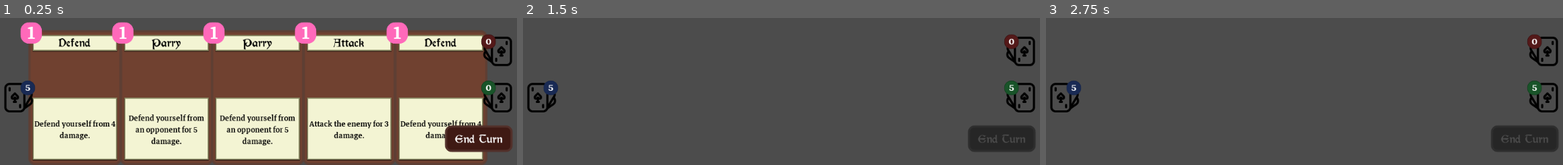
Above: before the commit, frames 1-3 (left to right).
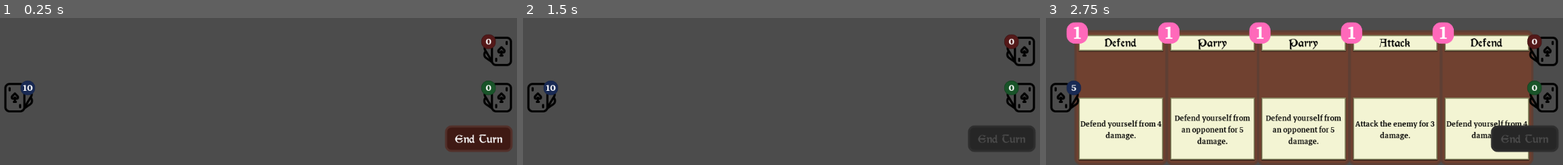
Above: after the commit, the same moments.

Repository: Maaack/Battle-Deck-Energy
Game: Godot game, scene res://Scenes/Main.tscn
The game is run twice, just before and just after one commit, with the same random seed, the same clock (stepped at 60 frames per second) and the same inputs.
Inputs (mouse positions are in pixels of both pictures, inside the frame that each line leads up to):
- Up to frame 1 (0.25 s): no input
- Up to frame 2 (1.5 s): click "End Turn" at 0.5 s; tap Enter at 1.25 s; move the mouse to (outside the picture) at 1.27 s
- Up to frame 3 (2.75 s): tap Space at 2 s; move the mouse to (1195, 22) at 2.02 s

The runs differ from the first frame. In frame 1, 77% of the frame differs, in the area x 3-95%, y 2-100%; in frame 2, less than 0.1%; in frame 3, 77%.

Commit message:
BATL-01: Timer adds delay before drawing next hand.

Diff:
--- a/Scenes/HUD/HUD.gd
+++ b/Scenes/HUD/HUD.gd
@@ -4,6 +4,7 @@
 onready var draw_pile = $DrawPile
 onready var discard_pile = $DiscardPile
 onready var hand = $CenterBottom/Hand
+onready var timer = $Timer
 
 var starter_deck = preload("res://Resources/DeckSettings/StartingDeck.tres")
 
@@ -11,10 +12,14 @@
 	randomize()
 	draw_pile.set_deck_settings(starter_deck)
 	draw_pile.shuffle()
-	var cards : Array = draw_pile.draw_hand(5)
-	for card_scene in cards:
-		hand.add_card(card_scene)
+	timer.start()
 
 func _on_EndTurnButton_pressed():
 	var discarded_cards : Array = hand.discard_hand()
 	discard_pile.add_cards(discarded_cards)
+	timer.start()
+
+func _on_Timer_timeout():
+	var cards : Array = draw_pile.draw_hand(5)
+	for card_scene in cards:
+		hand.add_card(card_scene)
--- a/Scenes/HUD/HUD.tscn
+++ b/Scenes/HUD/HUD.tscn
@@ -58,4 +58,8 @@
 margin_top = -75.1985
 margin_right = -28.5902
 margin_bottom = -25.1985
+
+[node name="Timer" type="Timer" parent="."]
+one_shot = true
 [connection signal="pressed" from="EndTurnButton" to="." method="_on_EndTurnButton_pressed"]
+[connection signal="timeout" from="Timer" to="." method="_on_Timer_timeout"]
